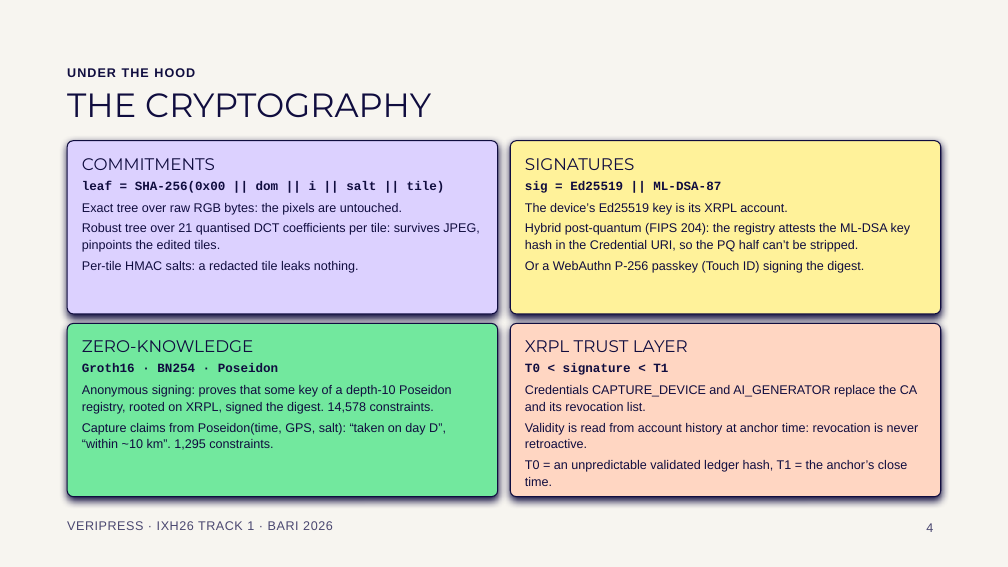
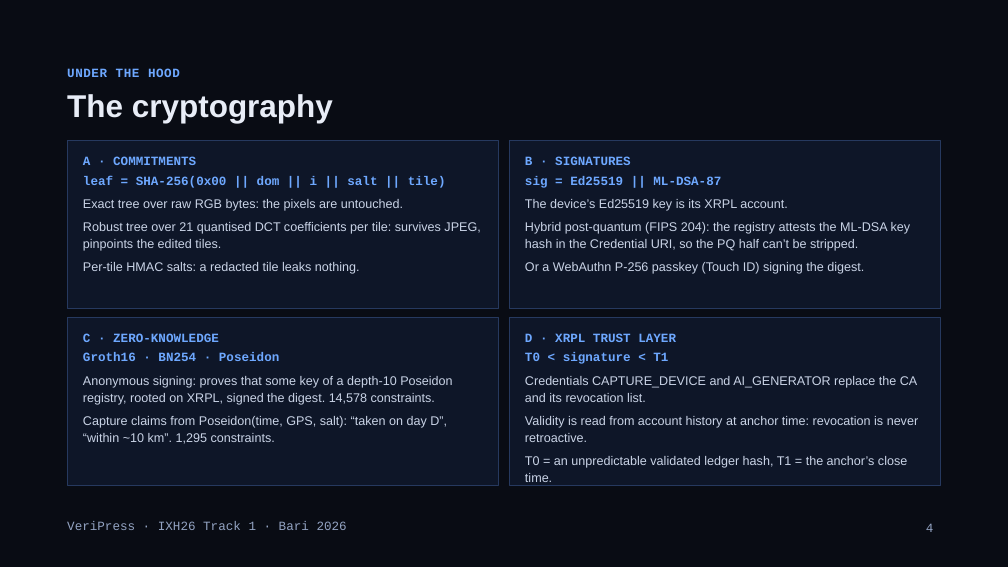
Before and after one commit to noegng/VeriPress, a slide deck: slide 4 of docs/VeriPress-pitch.pptx. Drawn at 1008x567 pixels with LibreOffice and Linux fonts; fonts in the diff are those of the drawing. Boxes give left, top, right and bottom in pixels: in the first picture for what was removed or moved away, otherwise in the second. Text is boxed around its words. In the diff, an @@ line names an element or a change of style, - is before the commit and + after.

Commit message:
Pitch v2: dark duochrome template, crypto-first cover with a real Testnet proof, script retimed (3:00)

```diff
--- a/docs/VeriPress-pitch.pptx
+++ b/docs/VeriPress-pitch.pptx
@@ background #F7F5F0 to #090C14 @@
@@ text "UNDER THE HOOD" at bbox=[67, 68, 180, 77]: font Arial to Courier New, text colour #100D3F to #6EA8FF, letter spacing 1 to 0.5 pt @@
@@ title at bbox=[67, 94, 333, 123]: text changed; size 32 to 30 pt; font Montserrat to Arial; text colour #100D3F to #E8EDF7; bold on @@
-THE CRYPTOGRAPHY
+The cryptography
@@ rectangle: place and size @@
-rectangle at bbox=[67, 141, 498, 314]
+rectangle at bbox=[67, 141, 499, 309]
@@ rectangle at bbox=[67, 141, 499, 309]: rounded rectangle to rectangle; fill #DCD1FF to #0E1628; outline #100D3F 1 pt to #26395F 1 pt; shadow off @@
@@ rectangle: place and size @@
-rectangle at bbox=[510, 141, 941, 314]
+rectangle at bbox=[510, 141, 941, 309]
@@ rectangle at bbox=[510, 141, 941, 309]: rounded rectangle to rectangle; fill #FFF29A to #0E1628; outline #100D3F 1 pt to #26395F 1 pt; shadow off @@
@@ text at bbox=[83, 156, 196, 165]: text changed; size 16 to 12 pt; font Montserrat to Courier New; text colour #100D3F to #6EA8FF; bold on @@
-COMMITMENTS
+A · COMMITMENTS
@@ text at bbox=[83, 176, 480, 274]: text colour #100D3F to #6EA8FF in "leaf = SHA-256(0x00 || dom || i ..."; text colour #100D3F to #C9D3E6 in "Exact tree over raw RGB bytes: the ...", "Robust tree over 21 quantised DCT coefficients ...", "Per-tile HMAC salts: a redacted tile leaks ..."; more space between paragraphs; line spacing 1.1 to 1.15 @@
@@ text at bbox=[525, 156, 631, 169]: text changed; size 16 to 12 pt; font Montserrat to Courier New; text colour #100D3F to #6EA8FF; bold on @@
-SIGNATURES
+B · SIGNATURES
@@ text at bbox=[525, 176, 911, 274]: text colour #100D3F to #6EA8FF in "sig = Ed25519 || ML-DSA-87"; text colour #100D3F to #C9D3E6 in "The device’s Ed25519 key is its XRPL ...", "Hybrid post-quantum (FIPS 204): the registry attests ...", "Or a WebAuthn P-256 passkey (Touch ID) ..."; more space between paragraphs; line spacing 1.1 to 1.15 @@
@@ rectangle: place and size @@
-rectangle at bbox=[67, 324, 498, 497]
+rectangle at bbox=[67, 317, 499, 485]
@@ rectangle at bbox=[67, 317, 499, 485]: rounded rectangle to rectangle; fill #72E89E to #0E1628; outline #100D3F 1 pt to #26395F 1 pt; shadow off @@
@@ rectangle: place and size @@
-rectangle at bbox=[510, 324, 941, 497]
+rectangle at bbox=[510, 317, 941, 485]
@@ rectangle at bbox=[510, 317, 941, 485]: rounded rectangle to rectangle; fill #FFD6C2 to #0E1628; outline #100D3F 1 pt to #26395F 1 pt; shadow off @@
@@ text at bbox=[83, 333, 219, 342]: text changed; size 16 to 12 pt; font Montserrat to Courier New; text colour #100D3F to #6EA8FF; bold on @@
-ZERO-KNOWLEDGE
+C · ZERO-KNOWLEDGE
@@ text at bbox=[83, 352, 452, 444]: text colour #100D3F to #6EA8FF in "Groth16 · BN254 · Poseidon"; text colour #100D3F to #C9D3E6 in "Anonymous signing: proves that some key of ...", "Capture claims from Poseidon(time, GPS, salt): “taken ..."; more space between paragraphs; line spacing 1.1 to 1.15 @@
@@ text at bbox=[525, 333, 676, 342]: text changed; size 16 to 12 pt; font Montserrat to Courier New; text colour #100D3F to #6EA8FF; bold on @@
-XRPL TRUST LAYER
+D · XRPL TRUST LAYER
@@ text at bbox=[525, 352, 918, 482]: text colour #100D3F to #6EA8FF in "T0 < signature < T1"; text colour #100D3F to #C9D3E6 in "Credentials CAPTURE_DEVICE and AI_GENERATOR replace the CA ...", "Validity is read from account history at ...", "T0 = an unpredictable validated ledger hash, ..."; more space between paragraphs; line spacing 1.1 to 1.15 @@
@@ text at bbox=[67, 521, 347, 530]: text changed; font Arial to Courier New; text colour #4A4770 to #93A3C2 @@
-VERIPRESS · IXH26 TRACK 1 · BARI 2026
+VeriPress · IXH26 Track 1 · Bari 2026
@@ page number at bbox=[926, 523, 934, 532]: font Arial to Courier New, text colour #4A4770 to #93A3C2 @@
```
Also in this commit, not shown: 4 other slides changed, 1 slide added, 1 slide removed, 1 other file.
